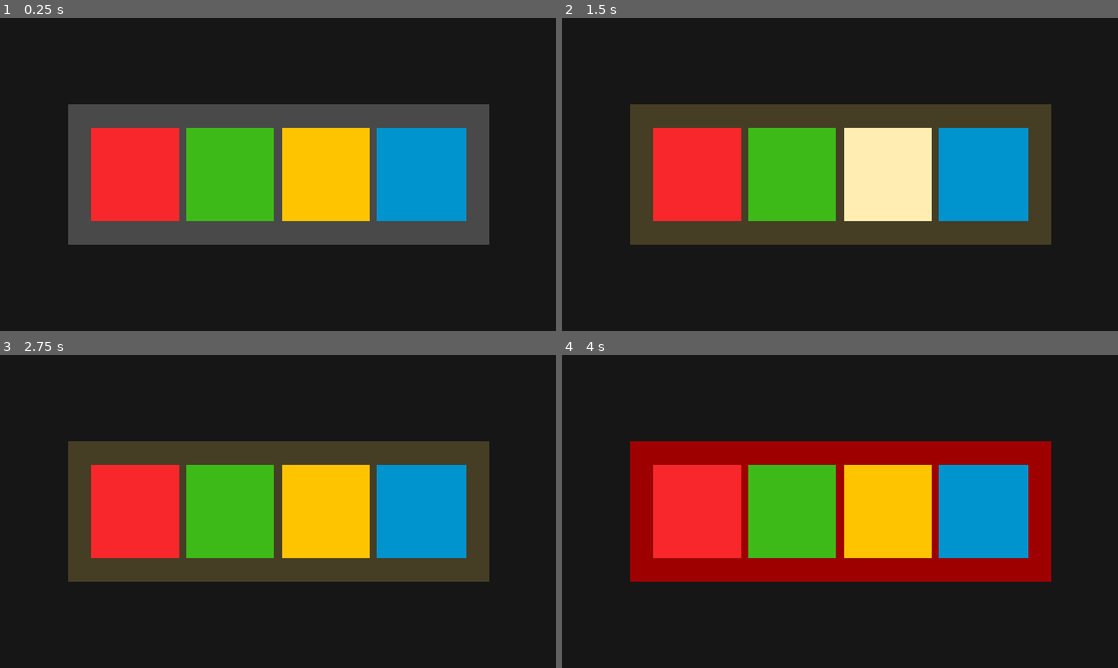
Above: before the commit, frames 1-4 (two rows, left to right).
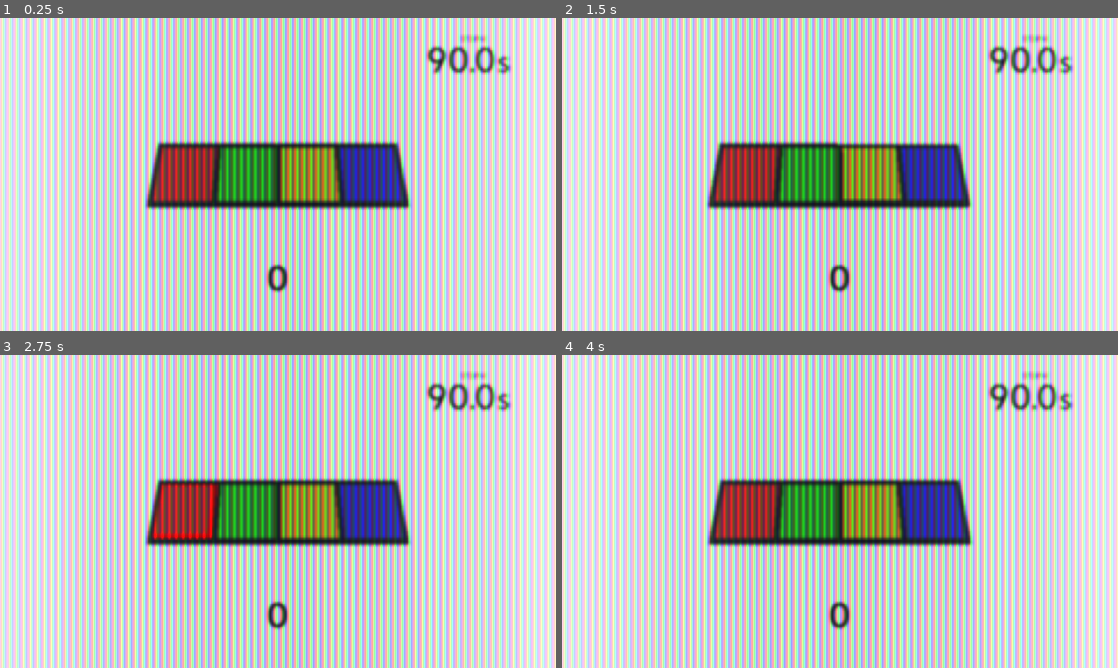
Above: after the commit, the same moments.

Repository: kchy3731/resol
Game: Godot game, scene res://main.tscn
Two runs of this game, one before a commit and one after it. Both use one fixed random seed, a clock stepped at 60 frames per second and the inputs below. Before the commit the project starts from res://main2.tscn.
Inputs (mouse positions are in pixels of both pictures, inside the frame that each line leads up to):
- Up to frame 1 (0.25 s): no input
- Up to frame 2 (1.5 s): tap Enter at 0.5 s; move the mouse to (962, 158) at 0.52 s; tap K (blue, bound only before the commit) at 0.6, 1.35 s; move the mouse to (728, 190) at 1.27 s
- Up to frame 3 (2.75 s): move the mouse to (333, 442) at 2.02 s; press the mouse at (333, 442) at 2.03 s; tap K (blue, bound only before the commit) at 2.3 s
- Up to frame 4 (4 s): move the mouse to (812, 574) at 2.77 s; release the mouse at (812, 574) at 2.78 s; tap F (game_green) at 2.85 s; tap K (blue, bound only before the commit) at 3.05 s; click (695, 511) at 3.52 s

The runs differ from the first frame. In frame 1, 100% of the frame differs, in the area x 0-100%, y 0-100%; in frame 2, 100%; in frame 3, 100%; in frame 4, 100%.
Error before the commit: Invalid call. Nonexistent function 'draw' in base 'RefCounted (Ruleset)'. (res://scripts/main_2d.gd:73)

Commit message:
added main menu

Diff:
--- a/project.godot
+++ b/project.godot
@@ -20,28 +20,12 @@
 window/stretch/mode="canvas_items"
 window/stretch/aspect="expand"
 
+[gui]
+
+theme/custom_font="uid://c5u01f7k7plnh"
+
 [input]
 
-red={
-"deadzone": 0.2,
-"events": [Object(InputEventKey,"resource_local_to_scene":false,"resource_name":"","device":-1,"window_id":0,"alt_pressed":false,"shift_pressed":false,"ctrl_pressed":false,"meta_pressed":false,"pressed":false,"keycode":0,"physical_keycode":68,"key_label":0,"unicode":100,"location":0,"echo":false,"script":null)
-]
-}
-green={
-"deadzone": 0.2,
-"events": [Object(InputEventKey,"resource_local_to_scene":false,"resource_name":"","device":-1,"window_id":0,"alt_pressed":false,"shift_pressed":false,"ctrl_pressed":false,"meta_pressed":false,"pressed":false,"keycode":0,"physical_keycode":70,"key_label":0,"unicode":102,"location":0,"echo":false,"script":null)
-]
-}
-yellow={
-"deadzone": 0.2,
-"events": [Object(InputEventKey,"resource_local_to_scene":false,"resource_name":"","device":-1,"window_id":0,"alt_pressed":false,"shift_pressed":false,"ctrl_pressed":false,"meta_pressed":false,"pressed":false,"keycode":0,"physical_keycode":74,"key_label":0,"unicode":106,"location":0,"echo":false,"script":null)
-]
-}
-blue={
-"deadzone": 0.2,
-"events": [Object(InputEventKey,"resource_local_to_scene":false,"resource_name":"","device":-1,"window_id":0,"alt_pressed":false,"shift_pressed":false,"ctrl_pressed":false,"meta_pressed":false,"pressed":false,"keycode":0,"physical_keycode":75,"key_label":0,"unicode":107,"location":0,"echo":false,"script":null)
-]
-}
 game_red={
 "deadzone": 0.2,
 "events": [Object(InputEventKey,"resource_local_to_scene":false,"resource_name":"","device":-1,"window_id":0,"alt_press …(192 unchanged characters)…
@@ -77,6 +61,38 @@
 "events": [Object(InputEventMouseButton,"resource_local_to_scene":false,"resource_name":"","device":-1,"window_id":0,"a …(253 unchanged characters)…
 ]
 }
+start={
+"deadzone": 0.2,
+"events": [Object(InputEventKey,"resource_local_to_scene":false,"resource_name":"","device":-1,"window_id":0,"alt_pressed":false,"shift_pressed":false,"ctrl_pressed":false,"meta_pressed":false,"pressed":false,"keycode":0,"physical_keycode":4194309,"key_label":0,"unicode":0,"location":0,"echo":false,"script":null)
+]
+}
+tutorial={
+"deadzone": 0.2,
+"events": [Object(InputEventKey,"resource_local_to_scene":false,"resource_name":"","device":-1,"window_id":0,"alt_pressed":false,"shift_pressed":false,"ctrl_pressed":false,"meta_pressed":false,"pressed":false,"keycode":0,"physical_keycode":84,"key_label":0,"unicode":116,"location":0,"echo":false,"script":null)
+]
+}
+exit={
+"deadzone": 0.2,
+"events": [Object(InputEventKey,"resource_local_to_scene":false,"resource_name":"","device":-1,"window_id":0,"alt_pressed":false,"shift_pressed":false,"ctrl_pressed":false,"meta_pressed":false,"pressed":false,"keycode":0,"physical_keycode":4194305,"key_label":0,"unicode":0,"location":0,"echo":false,"script":null)
+]
+}
+effects={
+"deadzone": 0.2,
+"events": [Object(InputEventKey,"resource_local_to_scene":false,"resource_name":"","device":-1,"window_id":0,"alt_pressed":false,"shift_pressed":false,"ctrl_pressed":false,"meta_pressed":false,"pressed":false,"keycode":0,"physical_keycode":69,"key_label":0,"unicode":101,"location":0,"echo":false,"script":null)
+]
+}
+volume_up={
+"deadzone": 0.2,
+"events": [Object(InputEventKey,"resource_local_to_scene":false,"resource_name":"","device":16,"window_id":0,"alt_pressed":false,"shift_pressed":false,"ctrl_pressed":false,"meta_pressed":false,"pressed":false,"keycode":0,"physical_keycode":43,"key_label":0,"unicode":0,"location":0,"echo":false,"script":null)
+, Object(InputEventKey,"resource_local_to_scene":false,"resource_name":"","device":-1,"window_id":0,"alt_pressed":false,"shift_pressed":false,"ctrl_pressed":false,"meta_pressed":false,"pressed":false,"keycode":0,"physical_keycode":4194320,"key_label":0,"unicode":0,"location":0,"echo":false,"script":null)
+]
+}
+volume_down={
+"deadzone": 0.2,
+"events": [Object(InputEventKey,"resource_local_to_scene":false,"resource_name":"","device":-1,"window_id":0,"alt_pressed":false,"shift_pressed":false,"ctrl_pressed":false,"meta_pressed":false,"pressed":false,"keycode":0,"physical_keycode":45,"key_label":0,"unicode":45,"location":0,"echo":false,"script":null)
+, Object(InputEventKey,"resource_local_to_scene":false,"resource_name":"","device":-1,"window_id":0,"alt_pressed":false,"shift_pressed":false,"ctrl_pressed":false,"meta_pressed":false,"pressed":false,"keycode":0,"physical_keycode":4194322,"key_label":0,"unicode":0,"location":0,"echo":false,"script":null)
+]
+}
 
 [physics]
 
--- /dev/null
+++ b/ui/main_menu.gd
@@ -0,0 +1,7 @@
+extends Control
+
+func _on_start_pressed() -> void:
+	pass # Replace with function body.
+
+func _on_exit_pressed() -> void:
+	get_tree().quit()
--- /dev/null
+++ b/ui/main_menu.tscn
@@ -0,0 +1,85 @@
+[gd_scene format=3 uid="uid://vh37iae3l3fk"]
+
+[ext_resource type="Script" uid="uid://bjh5n5vmon4se" path="res://ui/main_menu.gd" id="1_t7e0r"]
+
+[node name="MainMenu" type="Control" unique_id=1502984440]
+layout_mode = 3
+anchors_preset = 15
+anchor_right = 1.0
+anchor_bottom = 1.0
+grow_horizontal = 2
+grow_vertical = 2
+script = ExtResource("1_t7e0r")
+
+[node name="Logo" type="RichTextLabel" parent="." unique_id=1691889928]
+visible = false
+layout_mode = 1
+anchors_preset = 15
+anchor_right = 1.0
+anchor_bottom = 1.0
+grow_horizontal = 2
+grow_vertical = 2
+theme_override_colors/font_shadow_color = Color(0, 0, 0, 1)
+theme_override_constants/shadow_outline_size = 10
+theme_override_constants/shadow_offset_x = 2
+theme_override_constants/shadow_offset_y = 2
+theme_override_font_sizes/normal_font_size = 100
+bbcode_enabled = true
+text = "[color=red]r[/color][color=green]e[/color][color=yellow]s[/color][color=blue]o[/color]l"
+horizontal_alignment = 1
+
+[node name="MenuButtons" type="VBoxContainer" parent="." unique_id=1856333735]
+unique_name_in_owner = true
+visible = false
+custom_minimum_size = Vector2(256, 256)
+layout_mode = 1
+anchors_preset = -1
+anchor_left = 0.5
+anchor_top = 0.693
+anchor_right = 0.5
+anchor_bottom = 0.693
+offset_left = -128.0
+offset_top = -128.06403
+offset_right = 128.0
+offset_bottom = 127.935974
+grow_horizontal = 2
+grow_vertical = 2
+
+[node name="Start" type="Button" parent="MenuButtons" unique_id=399223231]
+unique_name_in_owner = true
+layout_mode = 2
+size_flags_vertical = 6
+theme_override_font_sizes/font_size = 32
+text = "Start"
+
+[node name="Exit" type="Button" parent="MenuButtons" unique_id=1762043552]
+unique_name_in_owner = true
+layout_mode = 2
+size_flags_vertical = 6
+theme_override_font_sizes/font_size = 32
+text = "Exit"
+
+[node name="RichTextLabel" type="RichTextLabel" parent="." unique_id=1589968660]
+layout_mode = 1
+anchors_preset = 15
+anchor_right = 1.0
+anchor_bottom = 1.0
+grow_horizontal = 2
+grow_vertical = 2
+theme_override_font_sizes/normal_font_size = 32
+bbcode_enabled = true
+text = "[color=red]R[/color][color=green]E[/color][color=yellow]S[/color][color=#66F]O[/color]L
+
+PRESS [ENTER] TO BEGIN
+
+PRESS [T] FOR TUTORIAL
+
+PRESS [ESCAPE] TO EXIT
+
+PRESS [E] TO TOGGLE EFFECTS
+
+PRESS [+] AND [-] TO CHANGE VOLUME
+"
+
+[connection signal="pressed" from="MenuButtons/Start" to="." method="_on_start_pressed"]
+[connection signal="pressed" from="MenuButtons/Exit" to="." method="_on_exit_pressed"]
Not shown, added: ui/main_menu.gd.uid
Renamed: button.tscn -> unused/button.tscn
Not shown: 1 places in unused/main2.tscn that only renumber resources
